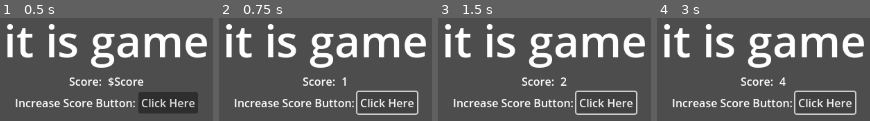
Above: before the commit, frames 1-4 (left to right).
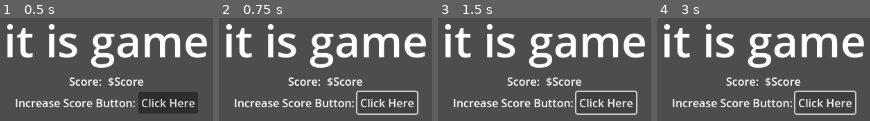
Above: after the commit, the same moments.

Repository: LemJukes/godot-4-achievement-system-alpha
Game: Godot game, scene res://itisgame.tscn
The game is run twice, just before and just after one commit, with the same random seed, the same clock (stepped at 60 frames per second) and the same inputs.
Inputs:
- Up to frame 1 (0.5 s): no input
- Up to frame 2 (0.75 s): click "Click Here" at 0.5 s
- Up to frame 3 (1.5 s): click "Click Here" at 1.25 s
- Up to frame 4 (3 s): click "Click Here" at 2 s; tap Enter at 2.75 s

Frame 1 is identical in both runs. In frame 2, 1.8% of the frame differs, in the area x 32-68%, y 57-67%; in frame 3, 1.8%; in frame 4, 1.8%.
Error after the commit: Parse Error: Identifier "SaveManager" not declared in the current scope. (res://itisgame.gd:10)

Commit message:
starting over (again?)

Diff:
--- a/itisgame.gd
+++ b/itisgame.gd
@@ -4,64 +4,43 @@
 var score: int = 0
 @onready var score_value = get_node("%ScoreValLabel")
 
-# Path for save file
-const SAVE_FILE_PATH = "user://savegame.json"
-
 # Called when the node enters the scene tree for the first time.
 func _ready() -> void:
+	# Connect to SaveManager signals
+	SaveManager.save_completed.connect(_on_save_completed)
+	SaveManager.load_completed.connect(_on_load_completed)
+	SaveManager.save_error.connect(_on_save_error)
+	SaveManager.load_error.connect(_on_load_error)
+
 	load_game()  # Try to load existing save when game starts
-
-# Called every frame
-func _process(_delta: float) -> void:
-	save_game()  # Autosave every frame
 
 func _on_score_button_pressed() -> void:
 	score += 1
 	score_value.text = str(score)
 	print("Score: ", score)
+	save_game()  # Save when score changes
 
-# Save game data to file
 func save_game() -> void:
-	# Create a dictionary with game data
 	var save_dict = {
-		"score": score,
-		"timestamp": Time.get_unix_time_from_system()
+		"score": score
 	}
+	SaveManager.save_game_data(save_dict)
 
-	# Create save file
-	var save_file = FileAccess.open(SAVE_FILE_PATH, FileAccess.WRITE)
-	if save_file == null:
-		print("Error saving game: ", FileAccess.get_open_error())
-		return
+func load_game() -> void:
+	var save_data = SaveManager.load_game_data()
+	if !save_data.is_empty():
+		score = save_data["score"]
+		score_value.text = str(score)
 
-	# Convert dictionary to JSON string and save
-	var json_string = JSON.stringify(save_dict)
-	save_file.store_line(json_string)
+# Signal handlers for SaveManager
+func _on_save_completed() -> void:
+	print("Game saved successfully")
 
-# Load game data from file
-func load_game() -> void:
-	# Check if save file exists
-	if !FileAccess.file_exists(SAVE_FILE_PATH):
-		print("No save file found")
-		return
+func _on_load_completed() -> void:
+	print("Game loaded successfully")
 
-	# Open save file
-	var save_file = FileAccess.open(SAVE_FILE_PATH, FileAccess.READ)
-	if save_file == null:
-		print("Error loading game: ", FileAccess.get_open_error())
-		return
+func _on_save_error(error_message: String) -> void:
+	print("Save error: ", error_message)
 
-	# Parse JSON data
-	var json_string = save_file.get_line()
-	var json = JSON.new()
-	var parse_result = json.parse(json_string)
-	if parse_result != OK:
-		print("JSON Parse Error: ", json.get_error_message())
-		return
-
-	var save_dict = json.get_data()
-
-	# Load game data
-	score = save_dict["score"]
-	score_value.text = str(score)
-	print("Game loaded. Score: ", score)
+func _on_load_error(error_message: String) -> void:
+	print("Load error: ", error_message)
--- a/project.godot
+++ b/project.godot
@@ -1,11 +1,3 @@
-; Engine configuration file.
-; It's best edited using the editor UI and not directly,
-; since the parameters that go here are not all obvious.
-;
-; Format:
-;   [section] ; section goes between []
-;   param=value ; assign values to parameters
-
 config_version=5
 
 [application]
Not shown, removed: .gitignore
